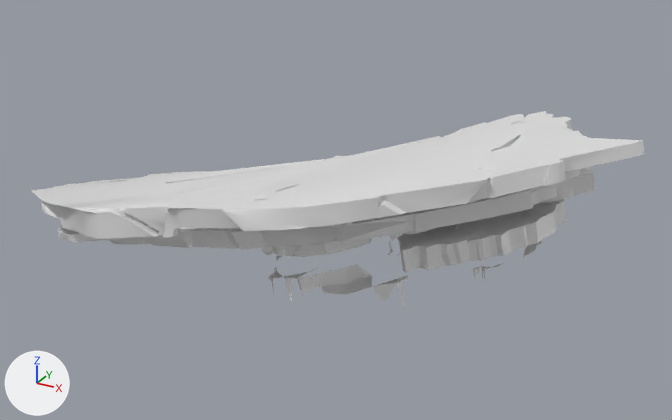
Two versions of the FBX model Assets/Art/Models/Environment/Canyon/Canyon Rock Walls/canyon_rock_wall_10.fbx, one commit apart.
Camera for both pictures: a 50 mm camera at (6.44, -11.17, 6.09) aimed at (-0.46, 1.38, -0.18). The lights are fixed; the arrows at lower left show +X, +Y and +Z. Where no turn or scale is listed for an object, it has been applied to the vertices.

The older version as bpy lines, for what is in view:
```python
me_circle_061_cell_001 = bpy.data.meshes.new('Circle.061_cell.001')
me_circle_061_cell_001.from_pydata(...)  # 4873 vertices, 9255 faces; spans x -7.16..4.5, y -1.79..4.03, z -1.67..2.17
me_circle_061_cell_001.materials.append(mat_material_007)  # white #e7e7e7
ob_circle_061_cell_001 = bpy.data.objects.new('Circle.061_cell.001', me_circle_061_cell_001)
ob_circle_061_cell_001.location = (0.0, 0.0, 0.0)
```
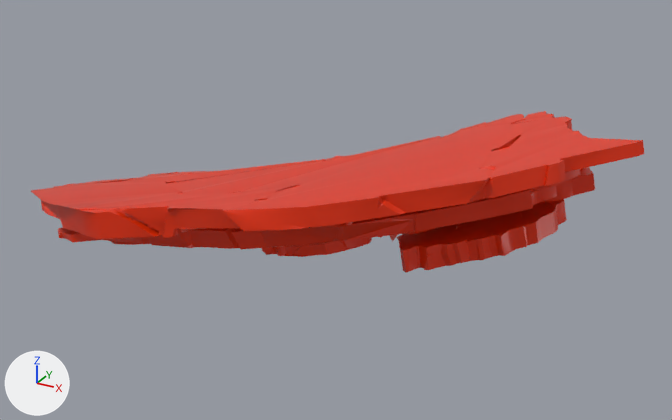
Location of each change, [x1, y1, x2, y2] in pixels of the pictures (672 x 420 px):
'Circle.061_cell.001', reshaped
    before: [31, 111, 644, 309]
    after: [31, 111, 644, 273]
part 1 of me_circle_061_cell_001, deleted
    before: [268, 241, 542, 309]
part 2 of me_circle_061_cell_001, recoloured
    both: [31, 111, 644, 273]

The change, as a diff of the scene's bpy script:
```diff
--- a/Assets/Art/Models/Environment/Canyon/Canyon Rock Walls/canyon_rock_wall_10.fbx.py
+++ b/Assets/Art/Models/Environment/Canyon/Canyon Rock Walls/canyon_rock_wall_10.fbx.py
@@ mat_jagged_rock_002 @@
+mat_jagged_rock_002 = principled_material('jagged rock.002')
+mat_jagged_rock_002.base_color = (0.8, 0.0291, 0.0)  # orange #e73000
+mat_jagged_rock_002.roughness = 0.4
@@ me_circle_061_cell_001 @@
 # used by ob_circle_061_cell_001; location = (0.0, 0.0, 0.0)
-me_circle_061_cell_001.from_pydata(...)  # 4873 vertices, 9255 faces; spans x -7.16..4.5, y -1.79..4.03, z -1.67..2.17
+me_circle_061_cell_001.from_pydata(...)  # 4649 vertices, 9054 faces; spans x -7.16..4.5, y -1.79..4.03, z -1.67..2.17
+# me_circle_061_cell_001 part 1: 22 loose pieces with 177 vertices, spanning x -4.0..3.18, y -1.54..2.53, z -0.99..1.37, are deleted
+# me_circle_061_cell_001 part 2: 9054 faces spanning x -7.16..4.5, y -1.79..4.03, z -1.67..2.17 switch from mat_material_007 (white #e7e7e7) to mat_jagged_rock_002 (orange #e73000)
```
